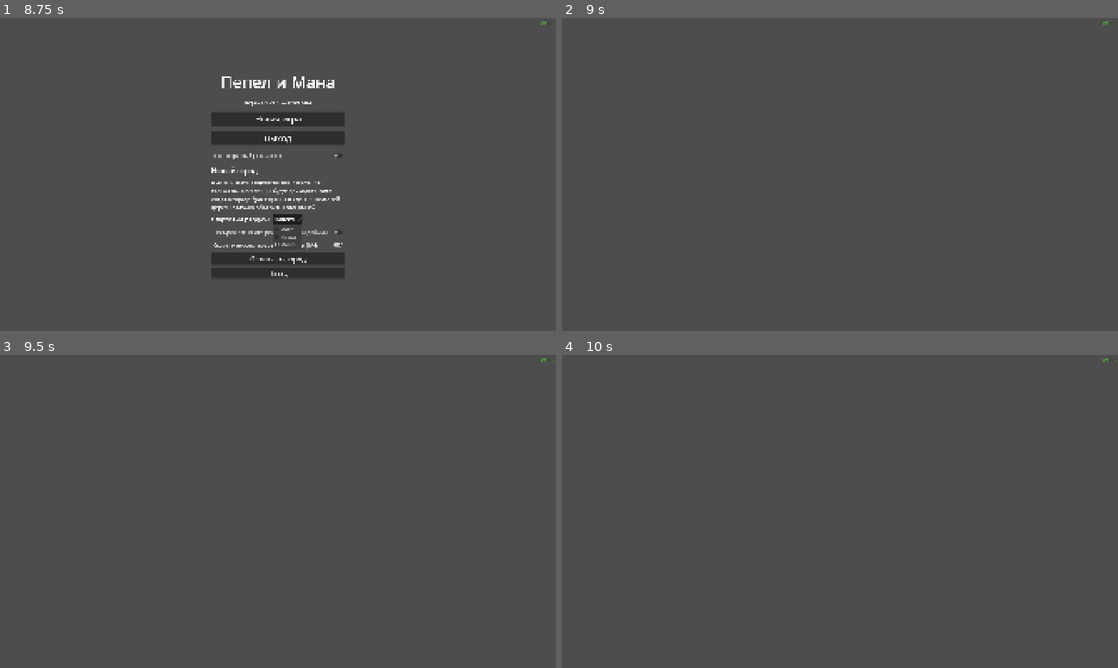
Above: before the commit, frames 1-4 (two rows, left to right).
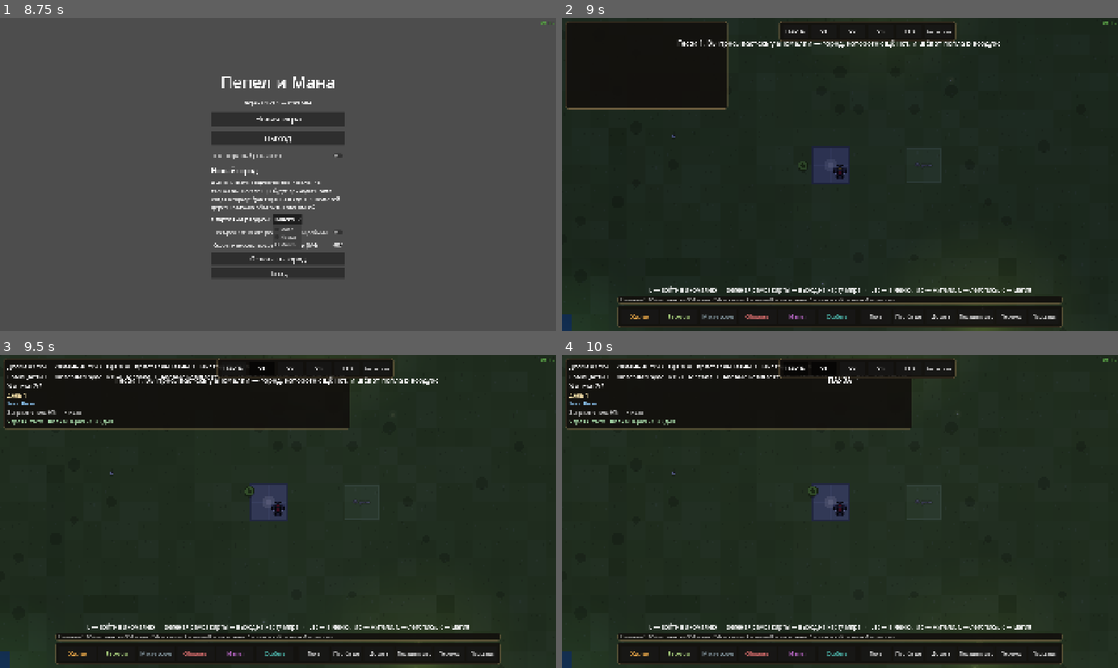
Above: after the commit, the same moments.

Repository: SDVGames-Studio/pepel-i-mana
Game: Godot game, scene res://scenes/main_menu.tscn
Same seed, same stepped clock (60 frames per second), same inputs: the game is played once before the commit and once after it.
Inputs (mouse positions are in pixels of both pictures, inside the frame that each line leads up to):
- Up to frame 1 (8.75 s): click "Новая игра" at 0.5 s; click "Новая игра" at 1.25 s; click "Полноэкранный режим (F11)" at 2 s; tap Enter at 2.75 s; move the mouse to (400, 158) at 2.77 s; hold D (move_right) 2.78-3.5 s; tap Space (dash) at 2.85, 3.5 s; click (400, 158) at 2.92 s; drag from (166, 190) to (250, 237) at 3.52 s; click "Полноэкранный режим (F11)" at 4.25 s; click "Норма" at 5 s; click "Тест-режим: много ресурсов, р…" at 5.75 s; click "Мало" at 6.5 s; click "Ссоры и воровство среди жител…" at 7.25 s; click "Много" at 8 s
- Up to frame 2 (9 s): click "Основать город" at 8.75 s
- Up to frame 3 (9.5 s): no input
- Up to frame 4 (10 s): click (795, 367) at 9.5 s, where only the run after the commit has a clickable "ПАУЗА"

Frame 1 is identical in both runs. In frame 2, 99% of the frame differs, in the area x 0-100%, y 0-100%; in frame 3, 99%; in frame 4, 99%.
Error before the commit: Parse Error: Could not resolve super class inheritance from "res://scripts/city_sim_threat.gd". (res://scripts/city_sim.gd:5)

Commit message:
Фикс CI: pass — ключевое слово GDScript, переменная цикла переименована в pass_n

Diff:
--- a/scripts/city_sim_gov.gd
+++ b/scripts/city_sim_gov.gd
@@ -781,12 +781,12 @@
 	var best := Vector2i(-1, -1)
 	var best_d := INF
 	var cat := _cat_of(type_id)
-	for pass in 2:   # 0 — тот же тип, 1 — та же цветовая ветка
+	for pass_n in 2:   # 0 — тот же тип, 1 — та же цветовая ветка
 		for b in buildings:
 			if not _active(b):
 				continue
 			var ok := false
-			if pass == 0:
+			if pass_n == 0:
 				ok = String(b["type"]) == type_id
 			else:
 				ok = cat != "" and _cat_of(String(b["type"])) == cat
